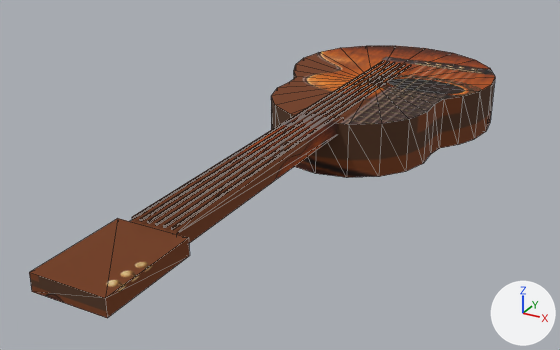
A saved change to the glTF model public/game-assets/Item/Instrument_Guitar.glb.
Rendered twice from a 50 mm lens placed at (0.507, -1.069, 0.458), pointed at (-0.044, -0.069, -0.042). Every picture has the same lights, and +X, +Y and +Z are marked at lower right. The picture after the commit comes second. Mesh edges are drawn as thin lines. Where no turn or scale is listed for an object, it has been applied to the vertices. Vertices at exactly the same position are counted once.

Before the edit, the objects in view are built like this:
```python
me_mesh_1 = bpy.data.meshes.new('mesh_1')
me_mesh_1.from_pydata(...)  # 122 vertices, 208 faces; spans x -0.19..0.19, y -0.59..0.49, z -0.045..0.054
me_mesh_1.materials.append(mat_material_0)
ob_node_0 = bpy.data.objects.new('node_0', me_mesh_1)
ob_node_0.location = (0.0, 0.0, 0.0)
```
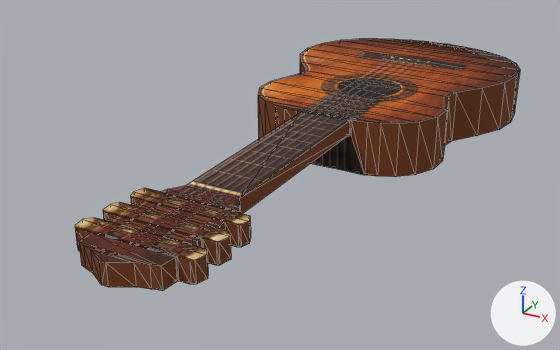
Commit message: Band: cut the instruments to the photo's own outline

What differs and where, as boxes [x1, y1, x2, y2] in the pictures (560 x 350 px):
'node_0', reshaped (7% shorter): before [29, 46, 495, 318]; after [75, 39, 520, 291]
part 1 of me_mesh_1, rebuilt (98% wider, 90% taller): before [271, 46, 495, 178]; after [75, 39, 520, 291]
part 2 of me_mesh_1, deleted (brown): before [29, 61, 411, 318]

The edits, one by one:
me_mesh_1 is used by ob_node_0; location (0.0, 0.0, 0.0).
me_mesh_1 had 122 vertices, 208 faces and spanned x -0.19..0.19, y -0.59..0.49, z -0.045..0.054.
me_mesh_1 now has 216 vertices, 428 faces and spans x -0.218..0.218, y -0.533..0.546, z -0.045..0.045.
me_mesh_1 part 1: the loose piece of 58 vertices spanning x -0.19..0.19, y -0.03..0.49, z -0.045..0.045 is rebuilt with 216 vertices and now spans x -0.218..0.218, y -0.533..0.546, z -0.045..0.045.
me_mesh_1 part 2: 8 loose pieces with 64 vertices, spanning x -0.05..0.05, y -0.59..0.32, z 0.025..0.054, are deleted.
